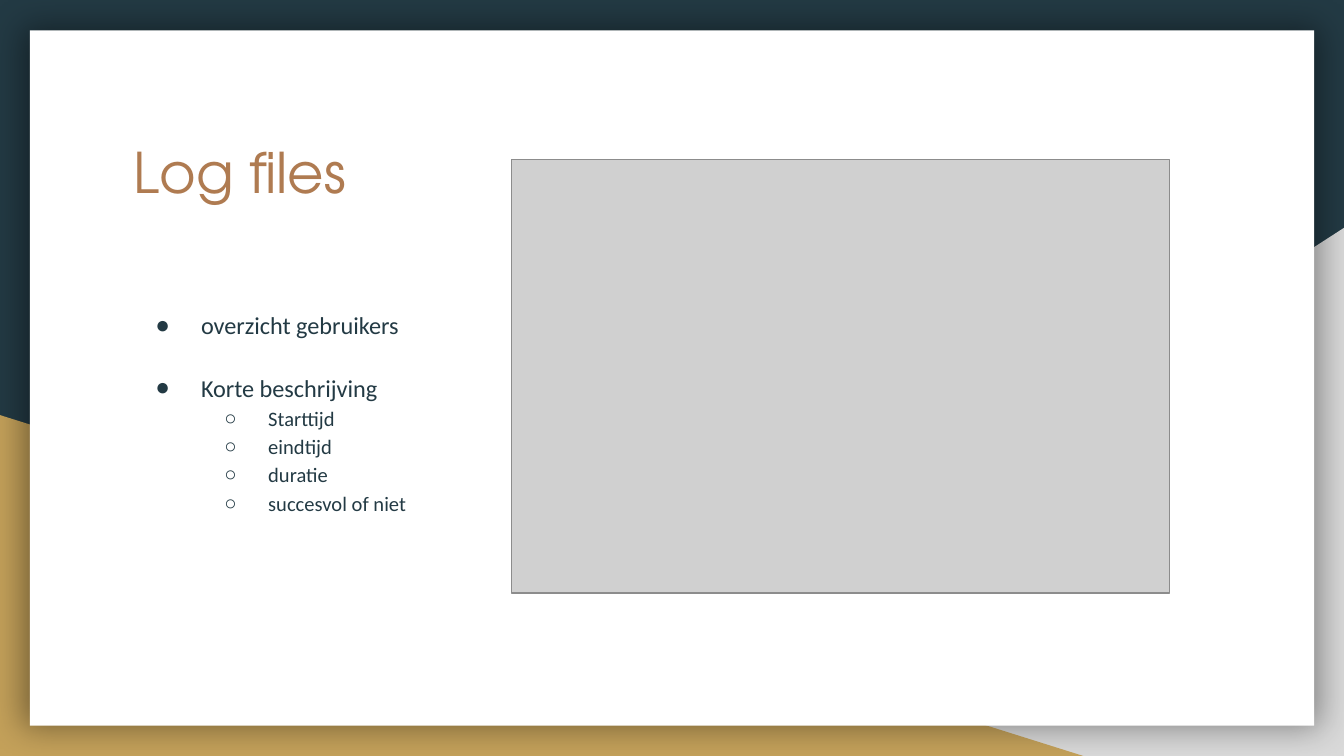
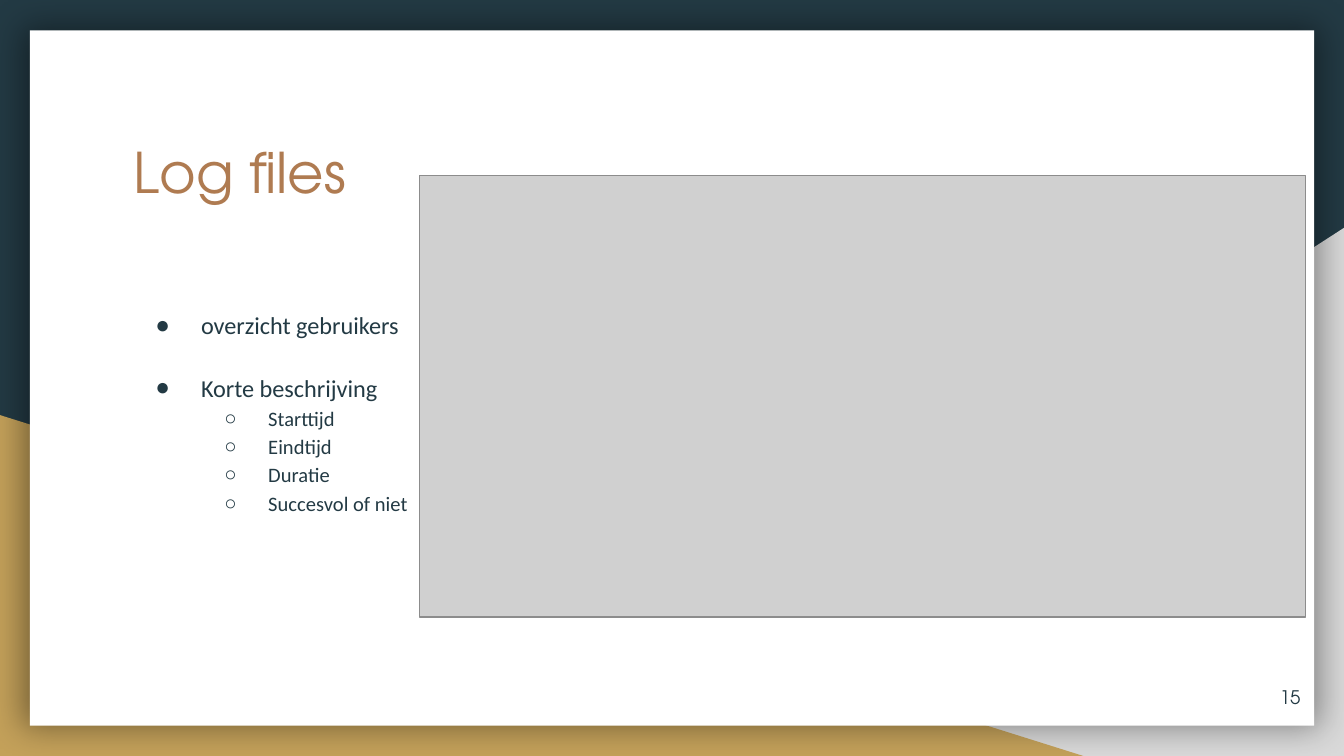
Before and after one commit to 12003586/PEM-3D-printer, a slide deck: slide 15 of PEM_3D_Printer_Presentatie_2223.pptx (slide 16 before the commit). Drawn at 1344x756 pixels with LibreOffice and Linux fonts; fonts in the diff are those of the drawing; grey boxes stand for pictures. Boxes give left, top, right and bottom in pixels: in the first picture for what was removed or moved away, otherwise in the second. Text is boxed around its words. In the diff, an @@ line names an element or a change of style, - is before the commit and + after.

```diff
--- a/PEM_3D_Printer_Presentatie_2223.pptx
+++ b/PEM_3D_Printer_Presentatie_2223.pptx
@@ picture resized from (x1=512, y1=160, x2=1171, y2=594) to (x1=419, y1=175, x2=1305, y2=617) @@
@@ text at (x1=268, y1=439, x2=408, y2=511): text changed @@
-  ○ eindtijd
-  ○ duratie
-  ○ succesvol of niet
+  ○ Eindtijd
+  ○ Duratie
+  ○ Succesvol of niet
@@ page number added at (x1=1280, y1=690, x2=1301, y2=704), 10 pt, text #233A44 @@
+15
```
Also in this commit, not shown: 17 other slides changed, 1 slide added, 1 slide removed, 1 other file.
